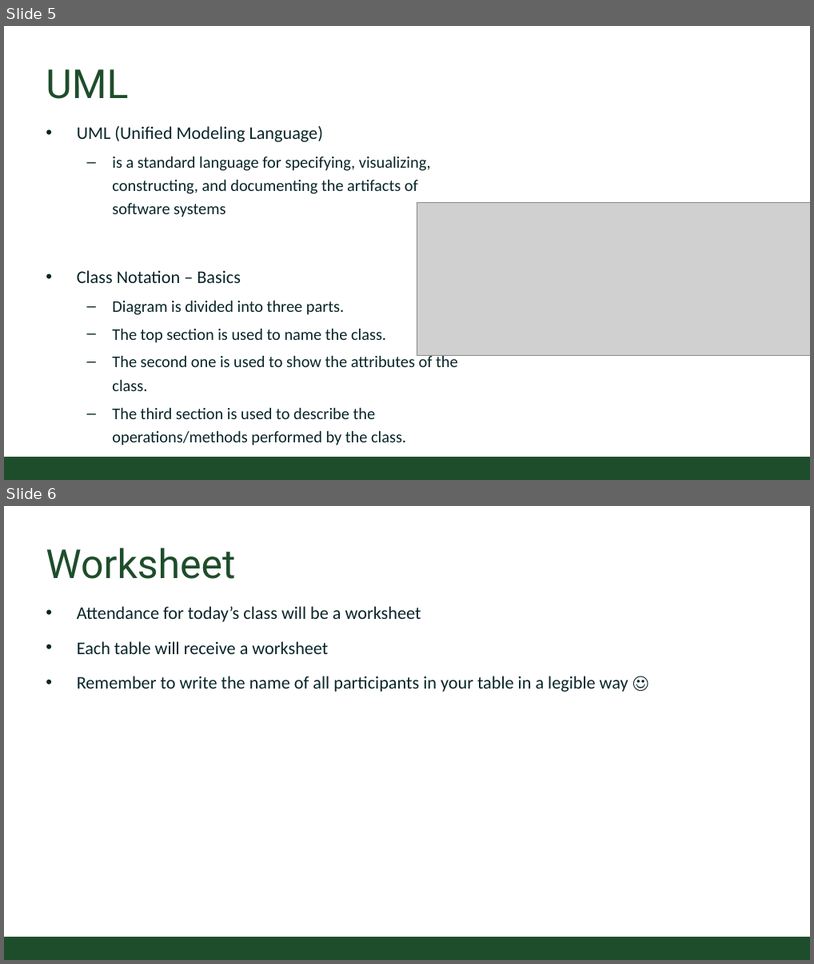
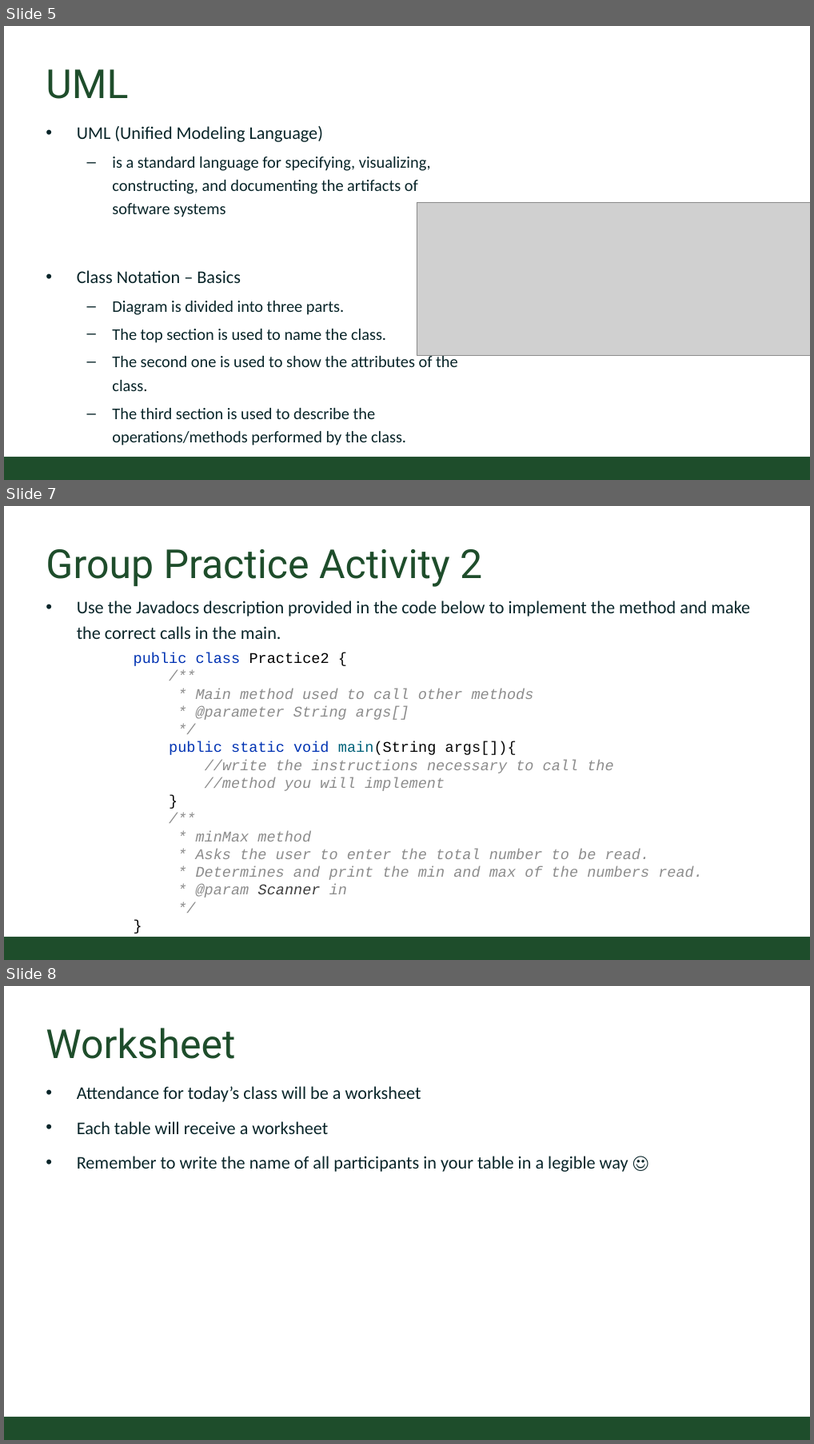
Before and after one commit to CSU-CompSci-CS163-4/Handouts, a slide deck: slides/On-Campus/03_03_JavaDocs_UML.pptx. Shown one above the other, each under a label of ours: slides 5 and 6 before the commit, slides 5, 7 and 8 after it; the slides between them are not shown. The pictures are 814x964 and 814x1444 pixels, drawn with LibreOffice and Linux fonts; fonts in the diff are those of the drawing; grey boxes stand for pictures; background and template pictures are left out. Boxes give left, top, right and bottom in pixels: in the first picture for what was removed or moved away, otherwise in the second. Text is boxed around its words. In the diff, an @@ line names an element or a change of style, - is before the commit and + after.

Commit message:
Javadocs lecture update

```diff
--- a/slides/On-Campus/03_03_JavaDocs_UML.pptx
+++ b/slides/On-Campus/03_03_JavaDocs_UML.pptx
@@ slide 7 added at (4,506,810,960), background #FFFFFF; not listed: 1 template element that a slide beside it also shows @@
@@ title added at (46,549,482,587), 54 pt, text #1E4D2B @@
+Group Practice Activity 2
@@ text added at (77,600,750,639), 24 pt, text #092529 @@
+• Use the Javadocs description provided in the code below to implement the method and make the correct calls in the main.
@@ text added at (134,652,703,897), 20 pt, text #8C8C8C, italic @@
+public class Practice2 {
+/**
+* Main method used to call other methods
+* @parameter String args[]
+*/
+public static void main(String args[]){
+//write the instructions necessary to call the
+//method you will implement
+}
+/**
+* minMax method
+* Asks the user to enter the total number to be read.
+* Determines and print the min and max of the numbers read.
+* @param Scanner in
+*/
+}
@@ what was slide 6 is now slide 8 @@
```
Also in this commit, not shown: 1 other slide added.
